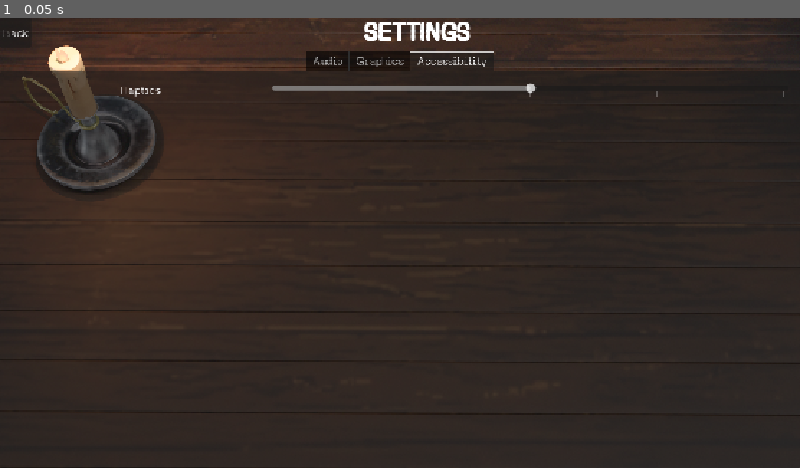
Above: before the commit, frame 1.
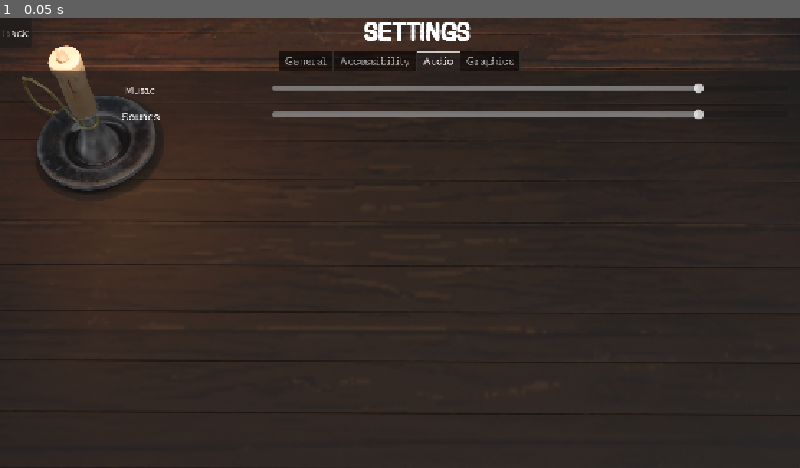
Above: after the commit, the same moment.

Repository: KryphicGames/wild-jam-95
Game: Godot game, scene res://scenes/settings.tscn
The game is run twice, just before and just after one commit, with the same random seed, the same clock (stepped at 60 frames per second) and the same inputs. This scene is started directly instead of the project's main scene.
Inputs:
- Up to frame 1 (0.05 s): no input

The runs differ from the first frame. In frame 1, 1.6% of the frame differs, in the area x 15-98%, y 7-23%.

Commit message:
Added Audio Tab and Transaltions

Diff:
--- a/scenes/settings.tscn
+++ b/scenes/settings.tscn
@@ -59,45 +59,35 @@
 size_flags_vertical = 3
 tab_alignment = 1
 current_tab = 2
-tab_0/title = "TAB_AUDIO"
-tab_1/title = "TAB_GRAPHICS"
-tab_2/title = "TAB_ACCESSIBILITY"
-
-[node name="Audio" type="MarginContainer" parent="Content/TabContainer" unique_id=349869007]
+tab_0/title = "TAB_GENERAL"
+tab_1/title = "TAB_ACCESSIBILITY"
+tab_2/title = "TAB_AUDIO"
+tab_3/title = "TAB_GRAPHICS"
+
+[node name="General" type="MarginContainer" parent="Content/TabContainer" unique_id=1212233664]
 visible = false
 layout_mode = 2
+theme_override_constants/margin_left = 16
+theme_override_constants/margin_top = 16
+theme_override_constants/margin_right = 16
+theme_override_constants/margin_bottom = 16
 metadata/_tab_index = 0
-metadata/_tab_name = "TAB_AUDIO"
-
-[node name="Graphics" type="MarginContainer" parent="Content/TabContainer" unique_id=1031838045]
-visible = false
-layout_mode = 2
-metadata/_tab_index = 1
-metadata/_tab_name = "TAB_GRAPHICS"
-
-[node name="Accessibility" type="MarginContainer" parent="Content/TabContainer" unique_id=1750178928]
-layout_mode = 2
-theme_override_constants/margin_left = 16
-theme_override_constants/margin_top = 16
-theme_override_constants/margin_right = 16
-theme_override_constants/margin_bottom = 16
-metadata/_tab_index = 2
-metadata/_tab_name = "TAB_ACCESSIBILITY"
-
-[node name="ScrollContainer" type="ScrollContainer" parent="Content/TabContainer/Accessibility" unique_id=1766879664]
-layout_mode = 2
-
-[node name="List" type="VBoxContainer" parent="Content/TabContainer/Accessibility/ScrollContainer" unique_id=287609137]
-layout_mode = 2
-size_flags_horizontal = 3
-size_flags_vertical = 3
-theme_override_constants/separation = 16
-
-[node name="Haptics" type="HBoxContainer" parent="Content/TabContainer/Accessibility/ScrollContainer/List" unique_id=1071871338]
+metadata/_tab_name = "TAB_GENERAL"
+
+[node name="ScrollContainer" type="ScrollContainer" parent="Content/TabContainer/General" unique_id=807427233]
+layout_mode = 2
+
+[node name="List" type="VBoxContainer" parent="Content/TabContainer/General/ScrollContainer" unique_id=1553389266]
+layout_mode = 2
+size_flags_horizontal = 3
+size_flags_vertical = 3
+theme_override_constants/separation = 16
+
+[node name="Haptics" type="HBoxContainer" parent="Content/TabContainer/General/ScrollContainer/List" unique_id=2103882923]
 layout_mode = 2
 tooltip_text = "TOOLTIP_HAPTICS"
 
-[node name="Label" type="Label" parent="Content/TabContainer/Accessibility/ScrollContainer/List/Haptics" unique_id=243024604]
+[node name="Label" type="Label" parent="Content/TabContainer/General/ScrollContainer/List/Haptics" unique_id=280640045]
 layout_mode = 2
 size_flags_horizontal = 3
 text = "ACCESS_HAPTICS"
@@ -106,7 +96,7 @@
 autowrap_trim_flags = 0
 justification_flags = 0
 
-[node name="HSlider" type="HSlider" parent="Content/TabContainer/Accessibility/ScrollContainer/List/Haptics" unique_id=1045727028]
+[node name="HSlider" type="HSlider" parent="Content/TabContainer/General/ScrollContainer/List/Haptics" unique_id=888868506]
 layout_mode = 2
 size_flags_horizontal = 3
 size_flags_stretch_ratio = 2.0
@@ -116,3 +106,152 @@
 scrollable = false
 tick_count = 5
 ticks_on_borders = true
+
+[node name="Accessibility" type="MarginContainer" parent="Content/TabContainer" unique_id=1750178928]
+visible = false
+layout_mode = 2
+theme_override_constants/margin_left = 16
+theme_override_constants/margin_top = 16
+theme_override_constants/margin_right = 16
+theme_override_constants/margin_bottom = 16
+metadata/_tab_index = 1
+metadata/_tab_name = "TAB_ACCESSIBILITY"
+
+[node name="ScrollContainer" type="ScrollContainer" parent="Content/TabContainer/Accessibility" unique_id=1766879664]
+layout_mode = 2
+
+[node name="List" type="VBoxContainer" parent="Content/TabContainer/Accessibility/ScrollContainer" unique_id=287609137]
+layout_mode = 2
+size_flags_horizontal = 3
+size_flags_vertical = 3
+theme_override_constants/separation = 16
+
+[node name="Haptics" type="HBoxContainer" parent="Content/TabContainer/Accessibility/ScrollContainer/List" unique_id=1071871338]
+layout_mode = 2
+tooltip_text = "TOOLTIP_ACCESS_HAPTICS"
+
+[node name="Label" type="Label" parent="Content/TabContainer/Accessibility/ScrollContainer/List/Haptics" unique_id=243024604]
+layout_mode = 2
+size_flags_horizontal = 3
+text = "ACCESS_HAPTICS"
+horizontal_alignment = 1
+vertical_alignment = 1
+autowrap_trim_flags = 0
+justification_flags = 0
+
+[node name="HSlider" type="HSlider" parent="Content/TabContainer/Accessibility/ScrollContainer/List/Haptics" unique_id=1045727028]
+layout_mode = 2
+size_flags_horizontal = 3
+size_flags_stretch_ratio = 2.0
+min_value = 1.0
+max_value = 5.0
+value = 3.0
+editable = false
+scrollable = false
+tick_count = 5
+ticks_on_borders = true
+
+[node name="Audio" type="MarginContainer" parent="Content/TabContainer" unique_id=1602806384]
+layout_mode = 2
+theme_override_constants/margin_left = 16
+theme_override_constants/margin_top = 16
+theme_override_constants/margin_right = 16
+theme_override_constants/margin_bottom = 16
+metadata/_tab_index = 2
+metadata/_tab_name = "TAB_AUDIO"
+
+[node name="ScrollContainer" type="ScrollContainer" parent="Content/TabContainer/Audio" unique_id=1368624502]
+layout_mode = 2
+
+[node name="List" type="VBoxContainer" parent="Content/TabContainer/Audio/ScrollContainer" unique_id=1021990698]
+layout_mode = 2
+size_flags_horizontal = 3
+size_flags_vertical = 3
+theme_override_constants/separation = 16
+
+[node name="Music" type="HBoxContainer" parent="Content/TabContainer/Audio/ScrollContainer/List" unique_id=1215887958]
+layout_mode = 2
+tooltip_text = "TOOLTIP_AUDIO_MUSIC"
+
+[node name="Label" type="Label" parent="Content/TabContainer/Audio/ScrollContainer/List/Music" unique_id=165486818]
+layout_mode = 2
+size_flags_horizontal = 3
+text = "AUDIO_MUSIC"
+horizontal_alignment = 1
+vertical_alignment = 1
+autowrap_trim_flags = 0
+justification_flags = 0
+
+[node name="HSlider" type="HSlider" parent="Content/TabContainer/Audio/ScrollContainer/List/Music" unique_id=1025761506]
+layout_mode = 2
+size_flags_horizontal = 3
+size_flags_stretch_ratio = 2.0
+min_value = -100.0
+max_value = 20.0
+scrollable = false
+ticks_on_borders = true
+
+[node name="Sounds" type="HBoxContainer" parent="Content/TabContainer/Audio/ScrollContainer/List" unique_id=931515945]
+layout_mode = 2
+tooltip_text = "TOOLTIP_AUDIO_SOUNDS"
+
+[node name="Label" type="Label" parent="Content/TabContainer/Audio/ScrollContainer/List/Sounds" unique_id=1142173813]
+layout_mode = 2
+size_flags_horizontal = 3
+text = "AUDIO_SOUNDS"
+horizontal_alignment = 1
+vertical_alignment = 1
+autowrap_trim_flags = 0
+justification_flags = 0
+
+[node name="HSlider" type="HSlider" parent="Content/TabContainer/Audio/ScrollContainer/List/Sounds" unique_id=1853149072]
+layout_mode = 2
+size_flags_horizontal = 3
+size_flags_stretch_ratio = 2.0
+min_value = -100.0
+max_value = 20.0
+scrollable = false
+ticks_on_borders = true
+
+[node name="Graphics" type="MarginContainer" parent="Content/TabContainer" unique_id=2042792278]
+visible = false
+layout_mode = 2
+theme_override_constants/margin_left = 16
+theme_override_constants/margin_top = 16
+theme_override_constants/margin_right = 16
+theme_override_constants/margin_bottom = 16
+metadata/_tab_index = 3
+metadata/_tab_name = "TAB_GRAPHICS"
+
+[node name="ScrollContainer" type="ScrollContainer" parent="Content/TabContainer/Graphics" unique_id=802104653]
+layout_mode = 2
+
+[node name="List" type="VBoxContainer" parent="Content/TabContainer/Graphics/ScrollContainer" unique_id=969104921]
+layout_mode = 2
+size_flags_horizontal = 3
+size_flags_vertical = 3
+theme_override_constants/separation = 16
+
+[node name="Haptics" type="HBoxContainer" parent="Content/TabContainer/Graphics/ScrollContainer/List" unique_id=2002419722]
+layout_mode = 2
+tooltip_text = "TOOLTIP_HAPTICS"
+
+[node name="Label" type="Label" parent="Content/TabContainer/Graphics/ScrollContainer/List/Haptics" unique_id=412120785]
+layout_mode = 2
+size_flags_horizontal = 3
+text = "ACCESS_HAPTICS"
+horizontal_alignment = 1
+vertical_alignment = 1
+autowrap_trim_flags = 0
+justification_flags = 0
+
+[node name="HSlider" type="HSlider" parent="Content/TabContainer/Graphics/ScrollContainer/List/Haptics" unique_id=2042526066]
+layout_mode = 2
+size_flags_horizontal = 3
+size_flags_stretch_ratio = 2.0
+min_value = 1.0
+max_value = 5.0
+value = 3.0
+scrollable = false
+tick_count = 5
+ticks_on_borders = true
--- a/translations/settings.csv
+++ b/translations/settings.csv
@@ -5,7 +5,13 @@
 TAB_AUDIO;Audio;Audio
 TAB_GRAPHICS;Graphics;Grafik
 TAB_ACCESSIBILITY;Accessibility;Bedienungshilfen
+TAB_GENERAL;General;Allgemein
 
 ACCESS_HAPTICS;Haptics;Haptiken
 
-TOOLTIP_HAPTICS;Haptics aren't available on Browser or Desktop Devices;Haptiken sind im Browser oder auf Desktop-Geräten nicht verfügbar
+AUDIO_MUSIC;Music;Musik
+AUDIO_SOUNDS;Sounds;Sounds
+
+TOOLTIP_AUDIO_MUSIC;Change the Music's Volume;Ändere das Volumen der Musik
+TOOLTIP_AUDIO_SOUNDS;Change the Sounds' Volume;Ändere das Volumen der Sounds
+TOOLTIP_ACCESS_HAPTICS;Haptics aren't available on Browser or Desktop Devices;Haptiken sind im Browser oder auf Desktop-Geräten nicht verfügbar
Binary file changed: translations/settings.de.translation
Binary file changed: translations/settings.en.translation
